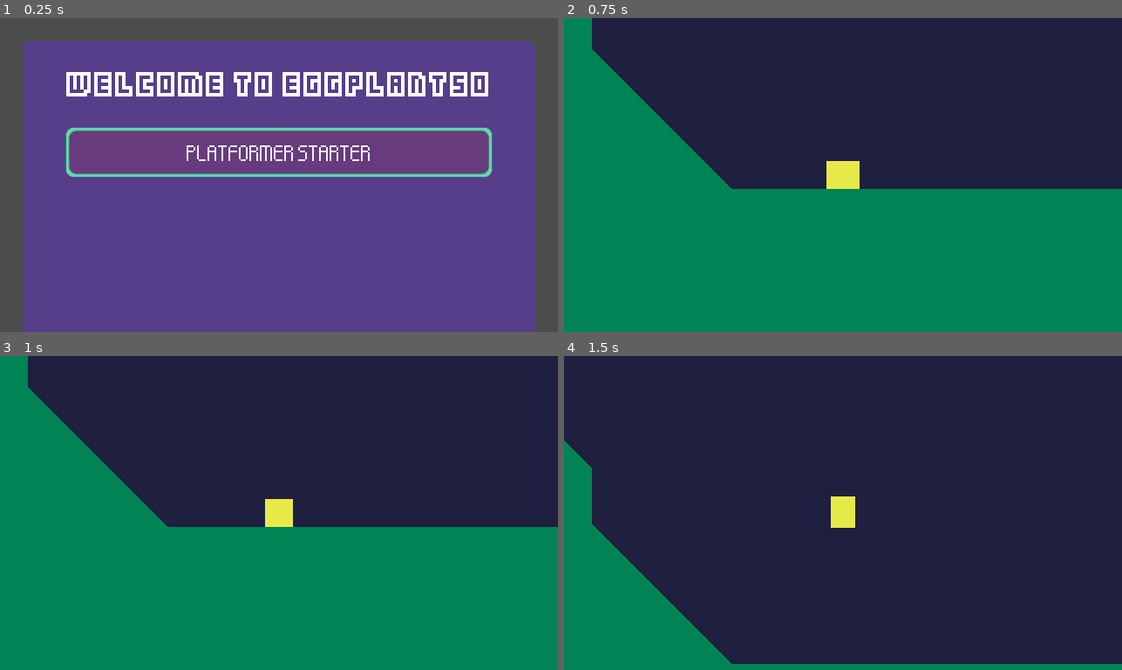
Above: before the commit, frames 1-4 (two rows, left to right).
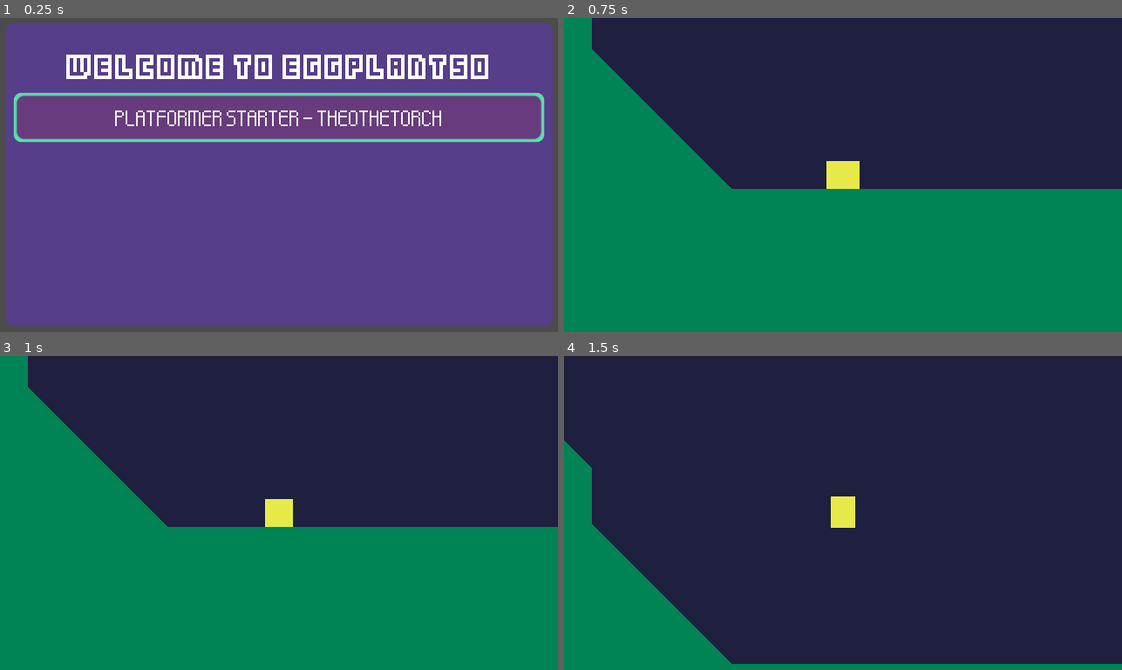
Above: after the commit, the same moments.

Repository: idbrii/godot-eggplant50-template
Game: Godot game, scene res://mainmenu/mainmenu.tscn
The game is run twice, just before and just after one commit, with the same random seed, the same clock (stepped at 60 frames per second) and the same inputs.
Inputs:
- Up to frame 1 (0.25 s): no input
- Up to frame 2 (0.75 s): click "Platformer Starter" (after the commit: "Platformer Starter - TheoTheT…") at 0.5 s
- Up to frame 3 (1 s): no input
- Up to frame 4 (1.5 s): tap Enter at 1.25 s; hold Space (Input1) from 1.28 s (still down)

The runs differ from the first frame. In frame 1, 24% of the frame differs, in the area x 0-100%, y 1-100%; in frame 2, nothing differs; in frame 3, nothing differs; in frame 4, nothing differs.

Commit message:
Make main menu scroll
I can't believe it's so easy to make it scroll with focus. This was so
much work on Unity.

Also added author name to buttons.

Diff:
--- a/mainmenu/mainmenu.gd
+++ b/mainmenu/mainmenu.gd
@@ -12,11 +12,14 @@
 		if needs_focus:
 			needs_focus = false
 			btn.grab_focus()
+		# Uncomment to test scrolling
+		#~ for i in range(50):
+		#~ 	add_game(g)
 
 
 func add_game(g) -> Button:
 	var btn = ButtonTemplate.duplicate()
-	btn.text = g.game_name
+	btn.text = "{name} - {author}".format({ "name": g.game_name, "author": g.game_author, })
 	btn.visible = true
 	btn.connect("pressed", self, "_button_pressed", [g])
 	ButtonTemplate.get_parent().add_child(btn)
--- a/mainmenu/mainmenu.tscn
+++ b/mainmenu/mainmenu.tscn
@@ -9,10 +9,11 @@
 script = ExtResource( 4 )
 
 [node name="Panel" type="Panel" parent="."]
-margin_left = 25.0
-margin_top = 25.0
-margin_right = 615.0
-margin_bottom = 455.0
+margin_left = 5.0
+margin_top = 5.0
+margin_right = 635.0
+margin_bottom = 355.0
+rect_min_size = Vector2( 320, 180 )
 size_flags_horizontal = 3
 size_flags_vertical = 3
 theme = ExtResource( 1 )
@@ -20,7 +21,7 @@
 
 [node name="Label" type="Label" parent="Panel"]
 margin_top = 25.0
-margin_right = 590.0
+margin_right = 630.0
 margin_bottom = 73.0
 size_flags_horizontal = 3
 custom_fonts/font = ExtResource( 2 )
@@ -28,15 +29,22 @@
 align = 1
 valign = 1
 
-[node name="GameSelection" type="VBoxContainer" parent="Panel"]
-margin_left = 50.0
-margin_top = 100.0
-margin_right = 540.0
-margin_bottom = 144.0
+[node name="ScrollContainer" type="ScrollContainer" parent="Panel"]
+margin_left = 10.0
+margin_top = 80.0
+margin_right = 620.0
+margin_bottom = 347.0
+size_flags_horizontal = 3
+size_flags_vertical = 3
+follow_focus = true
+
+[node name="GameSelection" type="VBoxContainer" parent="Panel/ScrollContainer"]
+margin_right = 610.0
+margin_bottom = 267.0
 size_flags_horizontal = 3
 size_flags_vertical = 3
 
-[node name="ButtonTemplate" type="Button" parent="Panel/GameSelection"]
+[node name="ButtonTemplate" type="Button" parent="Panel/ScrollContainer/GameSelection"]
 unique_name_in_owner = true
 visible = false
 margin_right = 490.0
